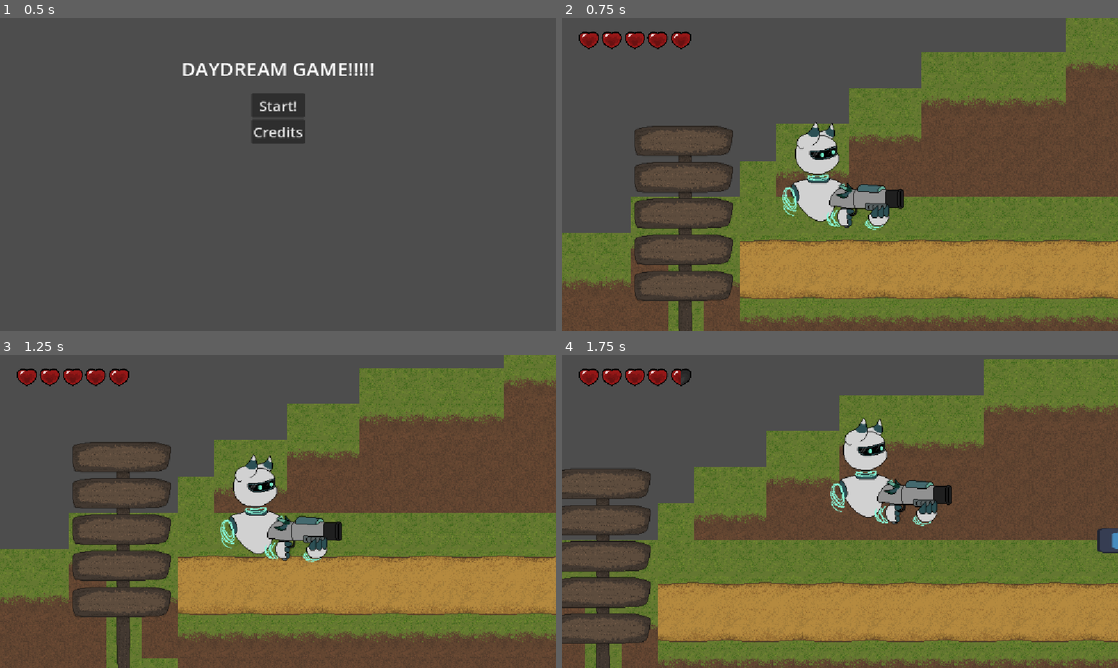
Above: before the commit, frames 1-4 (two rows, left to right).
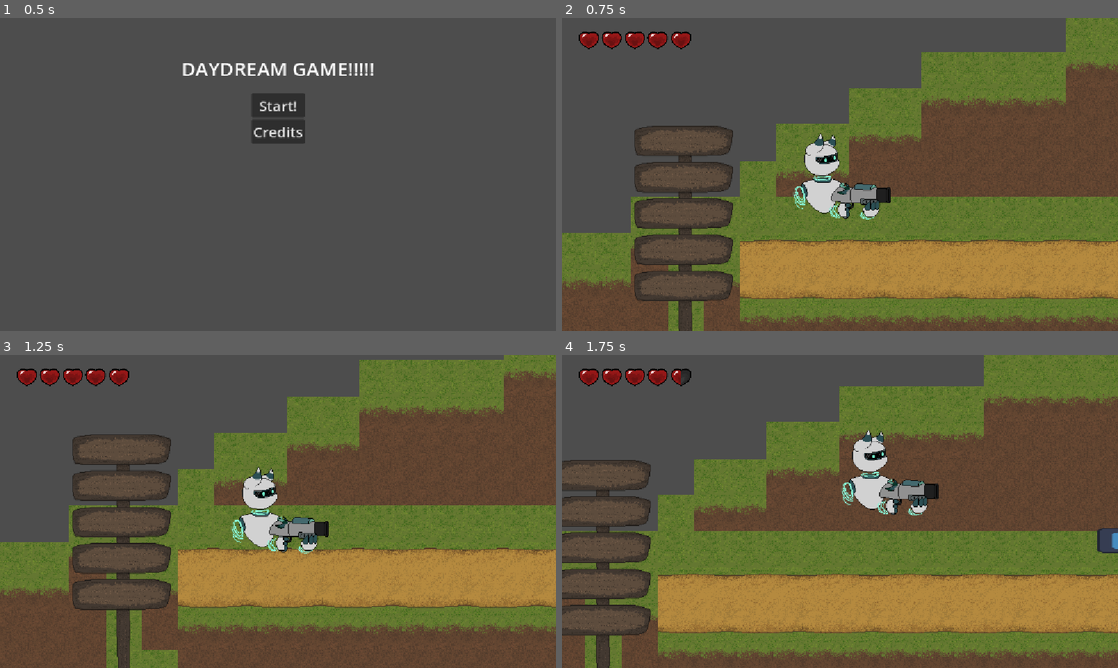
Above: after the commit, the same moments.

Repository: Dekoder-py/DaydreamProject
Game: Godot game, scene res://scenes/start_menu.tscn
Two runs of this game, one before a commit and one after it. Both use one fixed random seed, a clock stepped at 60 frames per second and the inputs below. The engine's default icon, where the game draws it, is replaced by a stand-in: a white triangle on a blue panel in a dark square. Sound files missing from this copy of the repository are replaced by a short silence.
Inputs:
- Up to frame 1 (0.5 s): no input
- Up to frame 2 (0.75 s): click "Start!" at 0.5 s
- Up to frame 3 (1.25 s): no input
- Up to frame 4 (1.75 s): tap Enter (shoot) at 1.25, 1.35 s; hold D (right) from 1.28 s (still down); tap W (jump) at 1.52 s

Frame 1 is identical in both runs. In frame 2, 2.5% of the frame differs, in the area x 39-62%, y 33-68%; in frame 3, 21%; in frame 4, 24%, in the area x 0-100%, y 0-100%.

Commit message:
update size of player

Diff:
--- a/scenes/player.tscn
+++ b/scenes/player.tscn
@@ -6,12 +6,13 @@
 [ext_resource type="AudioStream" uid="uid://c8ffi1umtp2gt" path="res://assets/death.wav" id="4_dqkch"]
 
 [sub_resource type="RectangleShape2D" id="RectangleShape2D_dqkch"]
-size = Vector2(163, 177.5)
+size = Vector2(163, 211.875)
 
 [sub_resource type="RectangleShape2D" id="RectangleShape2D_qlg0r"]
-size = Vector2(169.75, 182.5)
+size = Vector2(178.15625, 183.59375)
 
 [node name="Player" type="CharacterBody2D" groups=["player"]]
+scale = Vector2(0.8, 0.8)
 collision_layer = 2
 collision_mask = 5
 script = ExtResource("1_g2els")
@@ -20,10 +21,12 @@
 texture = ExtResource("2_dqkch")
 
 [node name="CollisionShape" type="CollisionShape2D" parent="."]
-position = Vector2(4.5, 10.25)
+position = Vector2(4.499999, 23.999996)
+scale = Vector2(0.79999995, 0.79999995)
 shape = SubResource("RectangleShape2D_dqkch")
 
 [node name="Camera" type="Camera2D" parent="."]
+scale = Vector2(0.8, 0.8)
 zoom = Vector2(1.5, 1.5)
 position_smoothing_enabled = true
 
@@ -38,10 +41,12 @@
 stream = ExtResource("4_dqkch")
 
 [node name="EnemyDetector2000" type="Area2D" parent="."]
+scale = Vector2(0.8, 0.8)
 collision_mask = 4
 
 [node name="CollisionShape2D" type="CollisionShape2D" parent="EnemyDetector2000"]
-position = Vector2(5.875, 8.25)
+position = Vector2(2.5125036, 7.812504)
+scale = Vector2(0.8, 0.8)
 shape = SubResource("RectangleShape2D_qlg0r")
 
 [connection signal="timeout" from="ShootTimer" to="." method="_on_shoot_timer_timeout"]
